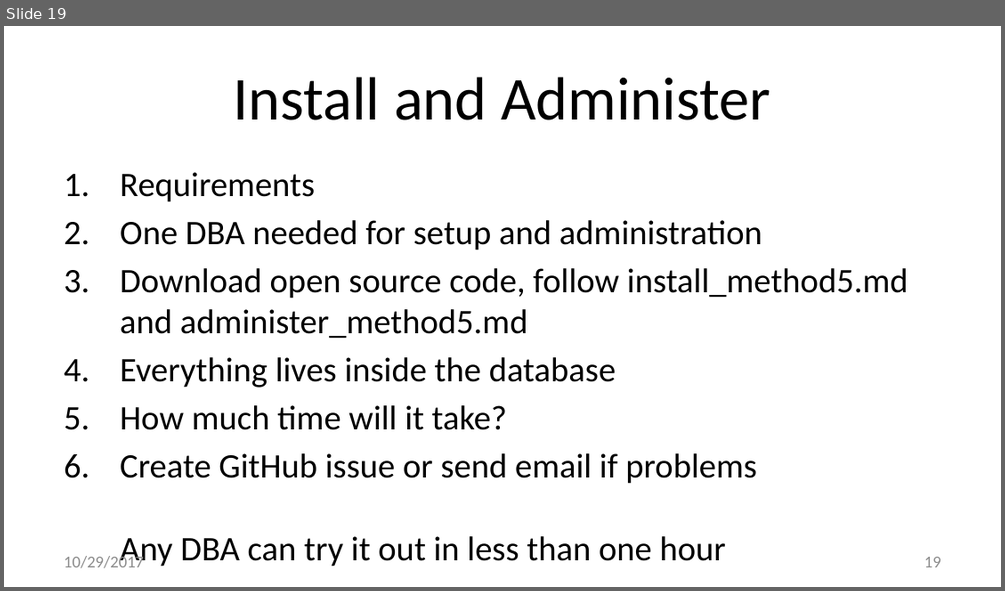
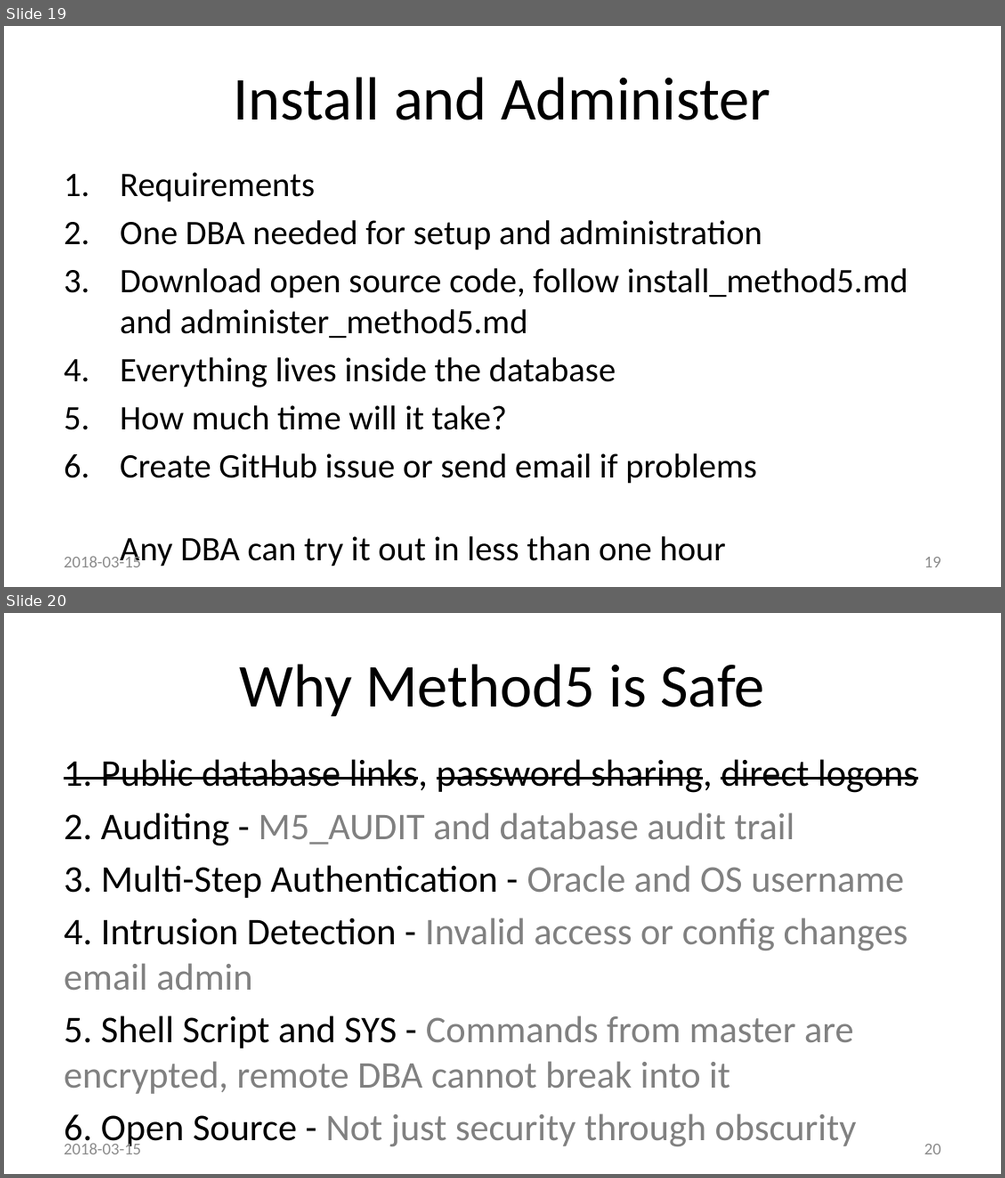
Before and after one commit to method5/method5.github.io, a slide deck: presentations/Method5.pptx. Shown one above the other, each under a label of ours: slide 19 before the commit, slides 19 and 20 after it. The pictures are 1005x591 and 1005x1178 pixels, drawn with LibreOffice and Linux fonts; fonts in the diff are those of the drawing; background and template pictures are left out. Boxes give left, top, right and bottom in pixels: in the first picture for what was removed or moved away, otherwise in the second. Text is boxed around its words. In the diff, an @@ line names an element or a change of style, - is before the commit and + after.

```diff
--- a/presentations/Method5.pptx
+++ b/presentations/Method5.pptx
@@ slide 20 added at bbox=[4, 613, 1001, 1174], background #FFFFFF @@
@@ title added at bbox=[240, 664, 764, 716], 44 pt, text #000000 @@
+Why Method5 is Safe
@@ text added at bbox=[64, 759, 918, 1151], 27.2 pt, text #808080 @@
+1. Public database links, password sharing, direct logons
+2. Auditing - M5_AUDIT and database audit trail
+3. Multi-Step Authentication - Oracle and OS username
+4. Intrusion Detection - Invalid access or config changes email admin
+5. Shell Script and SYS - Commands from master are encrypted, remote DBA cannot break into it
+6. Open Source - Not just security through obscurity
@@ text added at bbox=[64, 1140, 141, 1154], 12 pt, text #8C8C8C @@
+2018-03-15
@@ page number added at bbox=[924, 1143, 941, 1154], 12 pt, text #8C8C8C @@
+20
@@ slide 19 changed as well @@
@@ text at bbox=[64, 553, 141, 567]: text changed @@
-10/29/2017
+2018-03-15
```
Also in this commit, not shown: 20 other slides changed, 3 other slides added.
